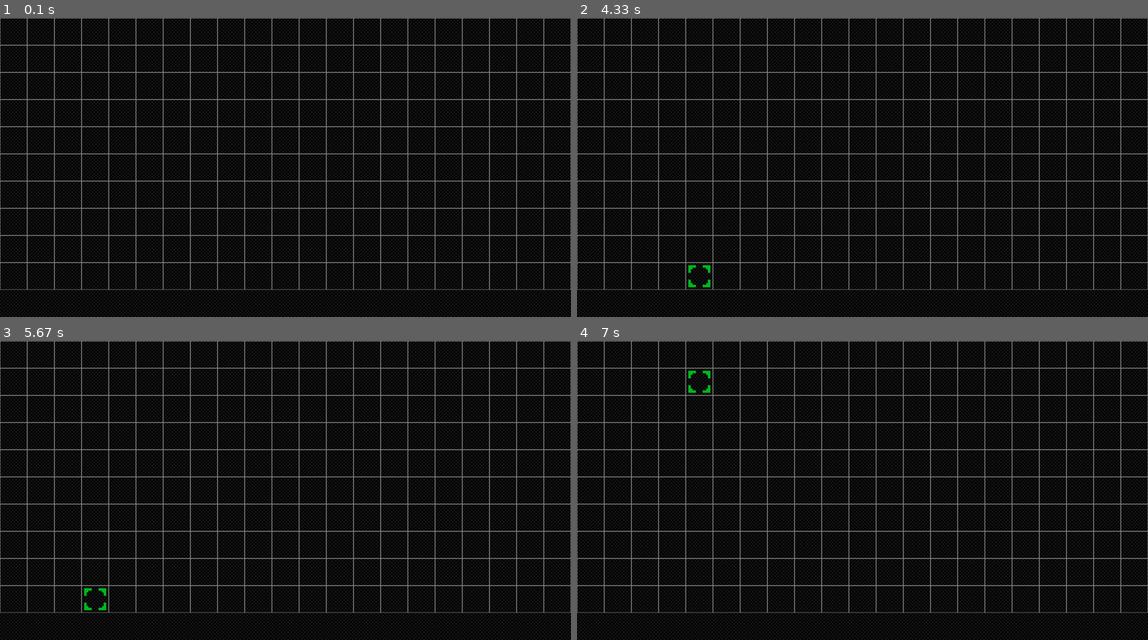
Above: before the commit, frames 1-4 (two rows, left to right).
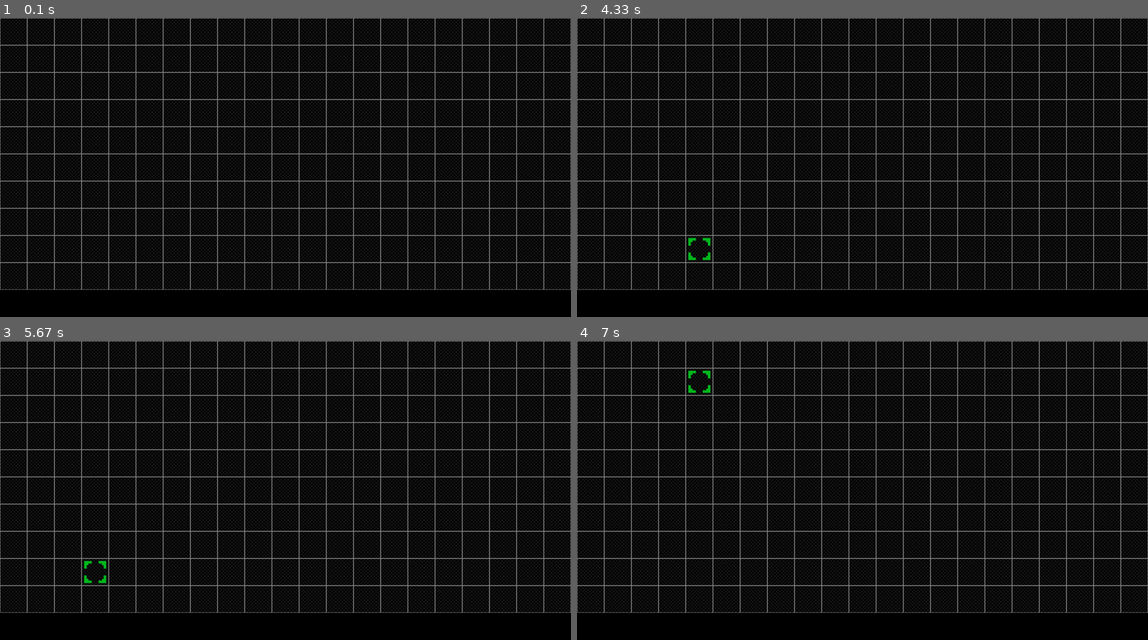
Above: after the commit, the same moments.

Repository: betonpl/pygame
Game: pygame game, started from main/Game.py
Same seed, same stepped clock (60 frames per second), same inputs: the game is played once before the commit and once after it. The source is Python 2; it was converted automatically to run under Python 3.
Inputs (mouse positions are in pixels of both pictures, inside the frame that each line leads up to):
- Up to frame 1 (0.1 s): no input
- Up to frame 2 (4.33 s): click (862, 167) at 0.38 s; click (919, 233) at 0.72 s; click (1073, 272) at 1.05 s; click (725, 107) at 1.38 s; click (862, 203) at 1.72 s; click (782, 104) at 2.05 s; click (1062, 245) at 2.38 s; click (674, 197) at 2.72 s; click (696, 110) at 3.05 s; click (725, 221) at 3.38 s; click (1068, 236) at 3.72 s; click (691, 278) at 4.05 s
- Up to frame 3 (5.67 s): click (108, 508) at 4.38 s; click (319, 574) at 4.72 s; click (388, 589) at 5.05 s; click (85, 595) at 5.38 s
- Up to frame 4 (7 s): click (719, 541) at 5.72 s; click (1045, 421) at 6.05 s; click (891, 406) at 6.38 s; click (708, 382) at 6.72 s

The runs differ from the first frame. In frame 2, 0.2% of the frame differs, in the area x 19-24%, y 73-91%; in frame 3, 0.2%, in the area x 14-19%, y 73-91%; in frame 4, less than 0.1%.

Commit message:
Small fixes, Add prioritatise

Diff:
--- a/main/Board.py
+++ b/main/Board.py
@@ -27,6 +27,14 @@
         return None
 
     @property
+    def width(self):
+        return self._width
+
+    @property
+    def height(self):
+        return self._height
+
+    @property
     def fields(self):
         return self.__fields
 
@@ -43,4 +51,5 @@
 
     def hover(self, pos):
         print "Hovering in Board at " + str(pos)
+        pos = pos[0] if pos[0] <= self._width - 2 else self._width - 2 , pos[1] if pos[1] <= self._height - 2 else self._height - 2
         self.__currentHover = pos
--- a/main/Game.py
+++ b/main/Game.py
@@ -16,7 +16,7 @@
         self.__screen = pygame.display.set_mode(size, pygame.DOUBLEBUF)
         pygame.mouse.set_visible(1)
         self.__eventManager = None
-        self.__board = Board(21, 11, self)
+        self.__board = Board(21, 10, self)
         self.registerEventManager(EventManager(self), self.__board)
         self.registerDrawers(BoardDrawer(self, 10), GameDrawer(self, 20))
         self.registerTickers(self.__board)
@@ -37,7 +37,7 @@
         return self.__screen
 
     @property
-    def board(self) :
+    def board(self):
         return self.__board
 
     @staticmethod
@@ -55,8 +55,16 @@
         self.game_exit()
 
     def draw(self):
-        for drawer in self.__drawers:
-            drawer.draw()
+        drawers = list(self.__drawers[:])
+        currentPriority = 0
+        while(len(drawers) > 0):
+            for drawer in drawers:
+                if drawer.priority < 0:
+                    drawers.remove(drawer)
+                elif drawer.priority == currentPriority :
+                    drawer.draw()
+                    drawers.remove(drawer)
+            currentPriority += 1
         pygame.display.flip()
 
 if __name__ == '__main__':
--- a/main/impl/BoardDrawer.py
+++ b/main/impl/BoardDrawer.py
@@ -14,11 +14,11 @@
     def draw(self):
         Drawer.draw(self)
         imageResources = ImgRes.getInstance()
-        for x in range(0, 21):
-            for y in range(0, 11):
+        for x in range(0, self.board.width):
+            for y in range(0, self.board.height):
                 self.screen().blit(imageResources.getBackground(), [x * Drawer.SQUARE_SIZE, y * Drawer.SQUARE_SIZE])
-        for x in range(0, 21):
-            for y in range(0, 10):
+        for x in range(0, self.board.width):
+            for y in range(0, self.board.height):
                 self.screen().blit(imageResources.getBorder(), [x * Drawer.SQUARE_SIZE, y * Drawer.SQUARE_SIZE])
 
         self.blitTranslated(imageResources.getActive(), self.board.currentHover)
--- a/main/unit/Warrior.py
+++ b/main/unit/Warrior.py
@@ -4,5 +4,5 @@
 class Warrior(Unit):
 
     def __init__(self, owner, actions=Unit.ACTIONS):
-        Unit.__init__(self, Stats(6, 1, 2, 3, 12), "2", owner, actions=actions)
+        Unit.__init__(self, Stats(6, 1, 2, 3, 12), "1", owner, actions=actions)
         self.name = "Unnamed Warrior"
